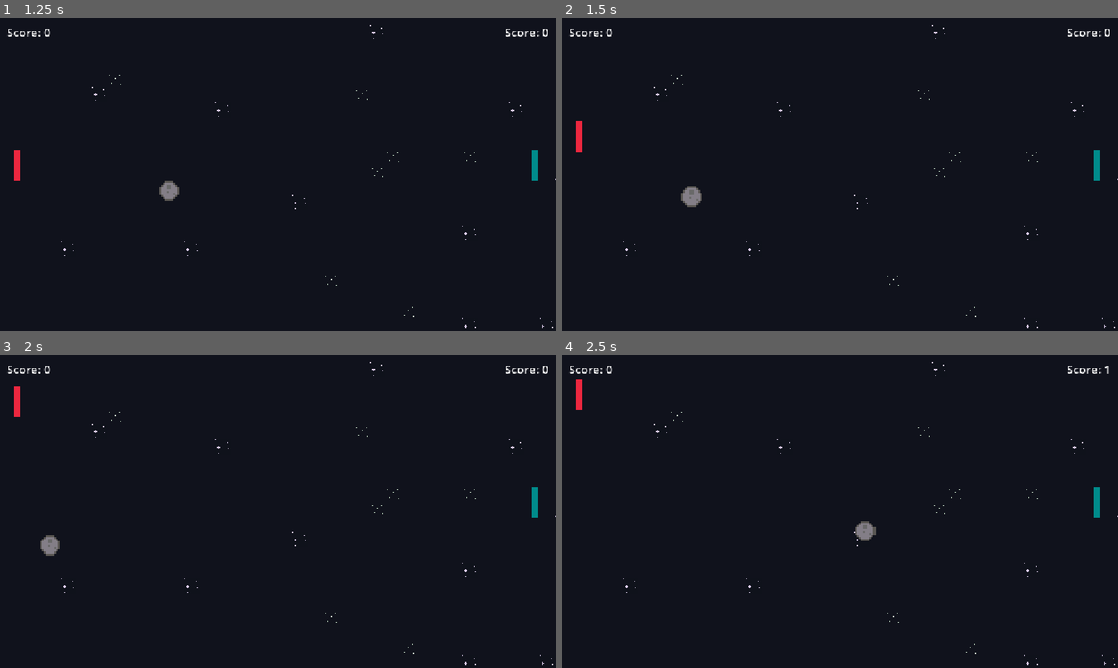
Above: before the commit, frames 1-4 (two rows, left to right).
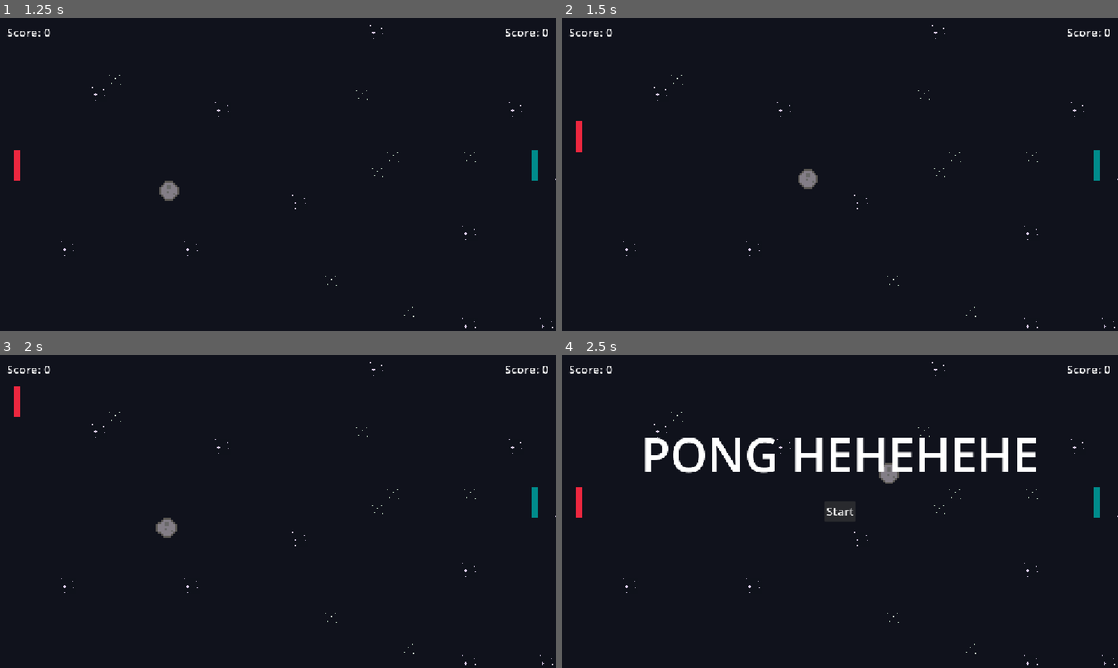
Above: after the commit, the same moments.

Repository: Shaedow2000/Pong-Godot
Game: Godot game, scene res://scenes/main.tscn
The game is run twice, just before and just after one commit, with the same random seed, the same clock (stepped at 60 frames per second) and the same inputs.
Inputs:
- Up to frame 1 (1.25 s): click "Start" at 0.5 s
- Up to frame 2 (1.5 s): tap Enter (start_game) at 1.25 s; hold W (move_up_a) from 1.28 s (still down); hold Enter (start_game) from 1.28 s (still down)
- Up to frame 3 (2 s): keep holding W (move_up_a); keep holding Enter (start_game)
- Up to frame 4 (2.5 s): release W (move_up_a) at 2.03 s; release Enter (start_game) at 2.03 s; hold Escape (back_to_main_menu) from 2.03 s (still down); tap Enter (start_game) at 2.1 s

Frame 1 is identical in both runs. In frame 2, 0.4% of the frame differs, in the area x 21-46%, y 48-61%; in frame 3, 0.4%; in frame 4, 4.3%, in the area x 2-99%, y 3-60%.

Commit message:
feat: add start and exit game from keyboard input

Diff:
--- a/scripts/game.gd
+++ b/scripts/game.gd
@@ -19,6 +19,13 @@
 	screen_size = get_viewport().get_visible_rect().size / camera.zoom
 	scores.hide()
 
+func _input(event: InputEvent) -> void:
+	if event.is_action_pressed("start_game"):
+		start_game()
+
+	if event.is_action_pressed("back_to_main_menu"):
+		exit_game()
+
 func start_game() -> void:
 	player_a.position = Vector2(20, screen_size.y / 2)
 	player_b.position = Vector2(screen_size.x - 20, screen_size.y / 2)
@@ -29,6 +36,9 @@
 func restart_game() -> void:
 	asteroid.position = camera.get_screen_center_position()
 	asteroid.launch()
+
+func exit_game() -> void:
+	get_tree().reload_current_scene()
 
 func scored(player_id: int) -> void:
 	if player_id == 0:
